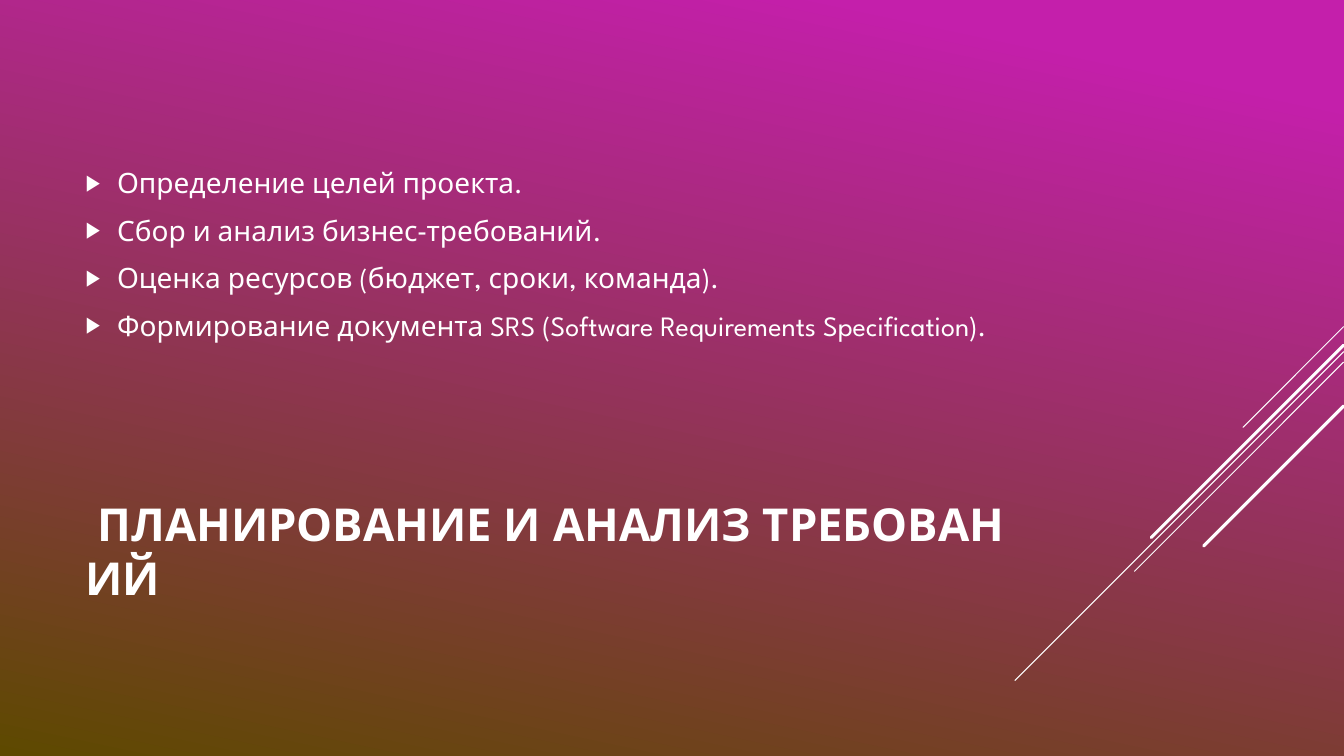
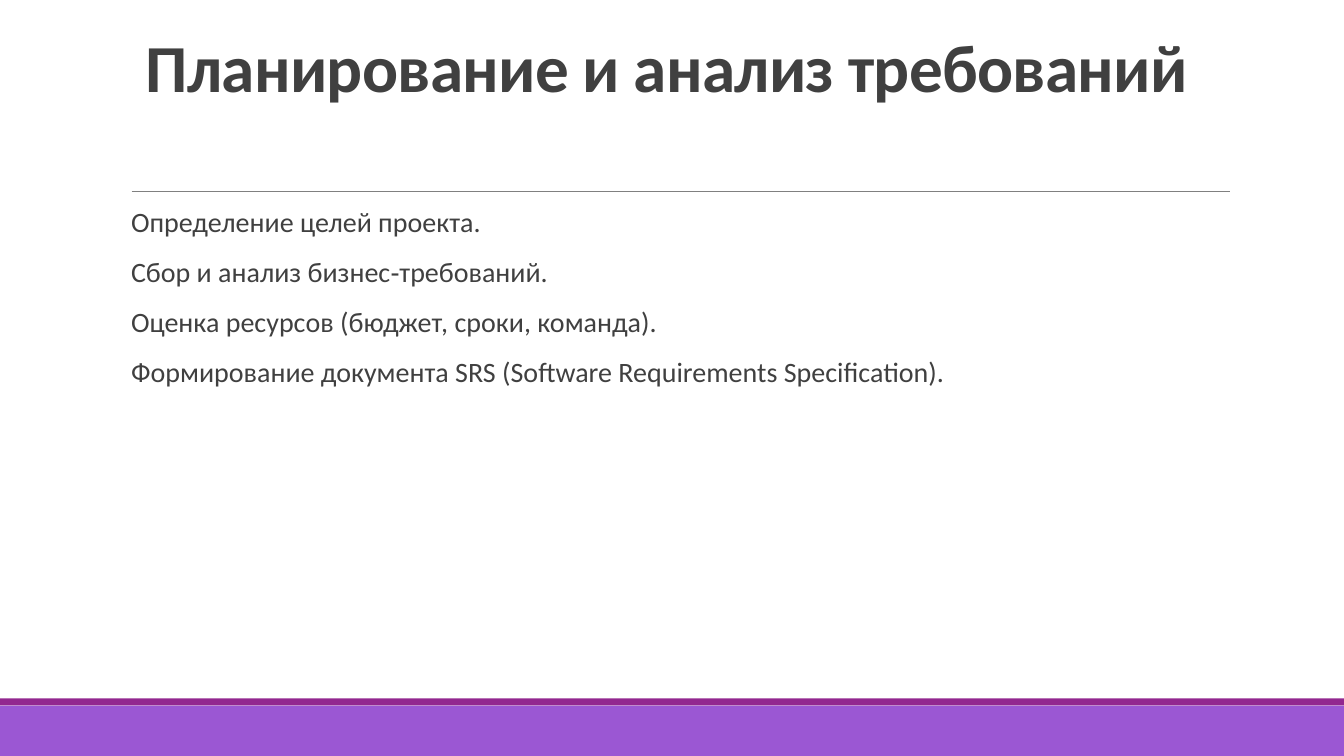
Before and after one commit to ArSu7/-, a slide deck: slide 5 of Жизненный.pptx. Drawn at 1344x756 pixels with LibreOffice and Linux fonts; fonts in the diff are those of the drawing. Boxes give left, top, right and bottom in pixels: in the first picture for what was removed or moved away, otherwise in the second. Text is boxed around its words. In the diff, an @@ line names an element or a change of style, - is before the commit and + after.

```diff
--- a/Жизненный.pptx
+++ b/Жизненный.pptx
@@ background gradient #C51FAB to #5E4A00 to #FFFFFF @@
@@ title "Планирование и анализ требований" at (145, 46, 1187, 103): vertical alignment middle to bottom @@
@@ title at (145, 46, 1187, 103): text changed; size 32.4 to 48 pt; font League Spartan to Calibri; text colour #FFFFFF to #404040 @@
-ПЛАНИРОВАНИЕ И АНАЛИЗ ТРЕБОВАНИЙ
+Планирование и анализ требований
@@ text "Определение целей проекта.": place and size @@
-text "Определение целей проекта." at (117, 171, 986, 343)
+text "Определение целей проекта." at (131, 213, 944, 387)
@@ text "Определение целей проекта." at (131, 213, 944, 387): font League Spartan to Calibri, text colour #FFFFFF to #404040; bullet ▶ to  ; line spacing 1 to 0.9; more space between paragraphs; bullet colour #FFFFFF to #92278F; vertical alignment middle to top @@
@@ line added from (132, 192) to (1231, 192), #808080 0.5 pt @@
@@ group removed at (1015, 327, 1344, 681): 5 lines @@
@@ rectangle added at (0, 706, 1344, 756), fill #9B57D3 @@
@@ rectangle added at (0, 699, 1344, 706), fill #92278F @@
```
Also in this commit, not shown: 16 other slides changed.
